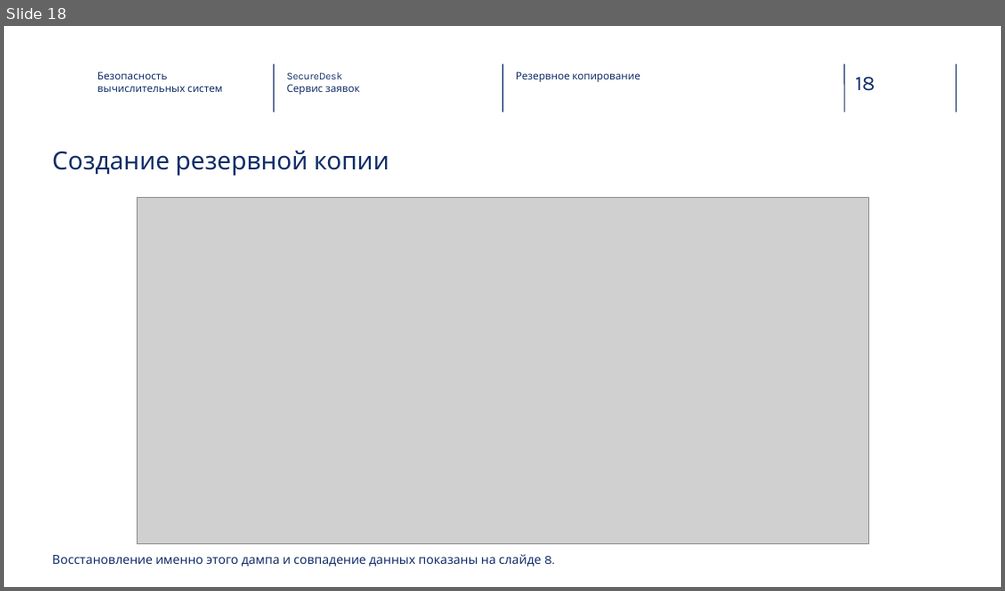
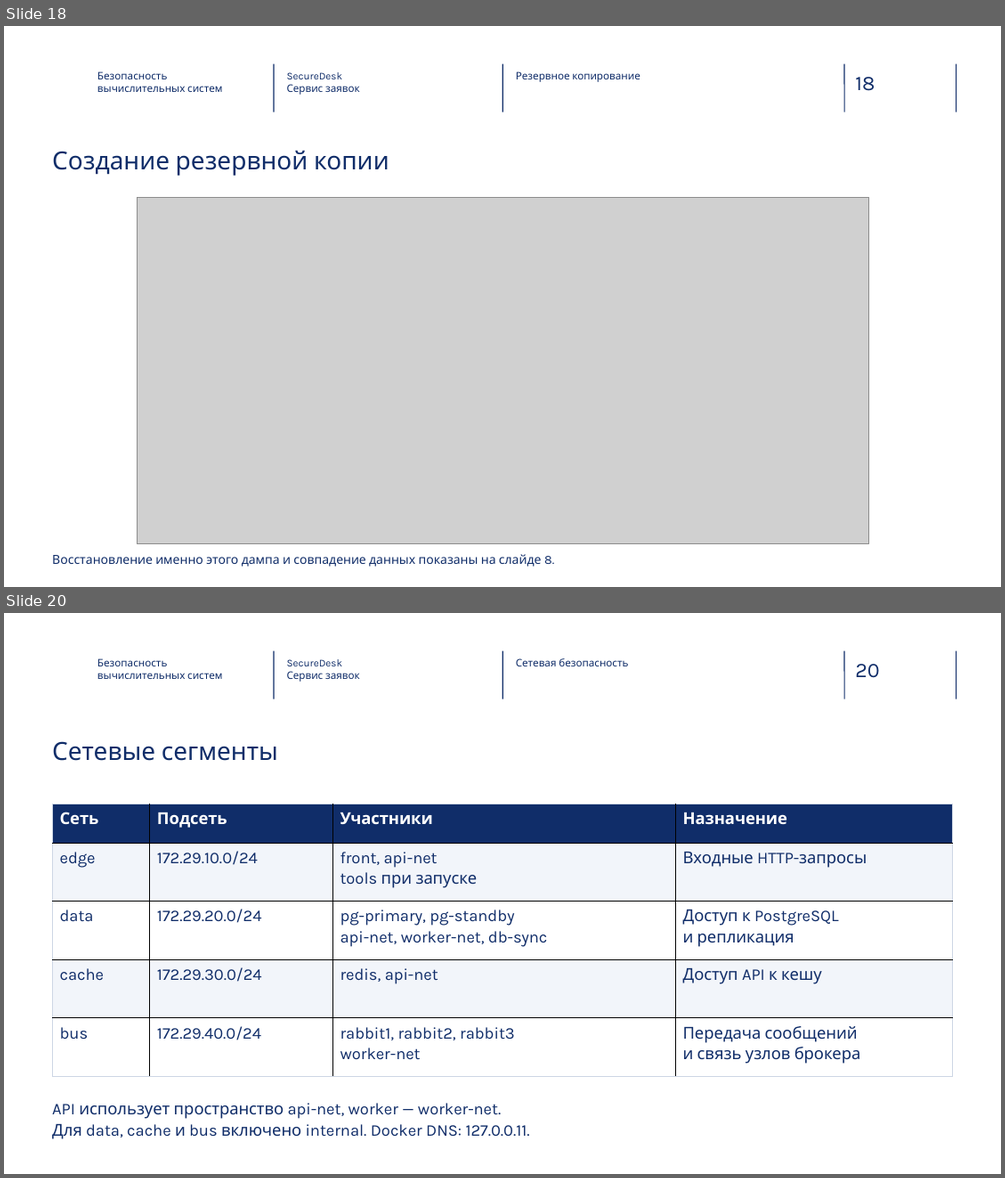
Before and after one commit to alalzhukof/vk-task, a slide deck: SecureDesk-HSE-v2.pptx. Shown one above the other, each under a label of ours: slide 18 before the commit, slides 18 and 20 after it; the slides between them are not shown. The pictures are 1005x591 and 1005x1178 pixels, drawn with LibreOffice and Linux fonts; fonts in the diff are those of the drawing; grey boxes stand for pictures; background and template pictures are left out. Boxes give left, top, right and bottom in pixels: in the first picture for what was removed or moved away, otherwise in the second. Text is boxed around its words. In the diff, an @@ line names an element or a change of style, - is before the commit and + after.

```diff
--- a/SecureDesk-HSE-v2.pptx
+++ b/SecureDesk-HSE-v2.pptx
@@ slide 20 added at (4, 613, 1001, 1174), background picture (left out); not listed: 5 template elements that a slide beside it also shows @@
@@ text added at (97, 658, 222, 679), 10 pt, text #102D69 @@
+Безопасность
+вычислительных систем
@@ text added at (287, 659, 360, 682), 10 pt, text #102D69 @@
+SecureDesk
+Сервис заявок
@@ text added at (516, 658, 628, 666), 10 pt, text #102D69 @@
+Сетевая безопасность
@@ title added at (52, 741, 278, 761), 24 pt, text #102D69 @@
+Сетевые сегменты
@@ table added at (53, 803, 953, 1077), 5 rows, 4 columns @@
+Сеть | Подсеть | Участники | Назначение
+edge | 172.29.10.0/24 | front, api-net / tools при запуске | Входные HTTP-запросы
+data | 172.29.20.0/24 | pg-primary, pg-standby / api-net, worker-net, db-sync | Доступ к PostgreSQL / и репликация
+cache | 172.29.30.0/24 | redis, api-net | Доступ API к кешу
+bus | 172.29.40.0/24 | rabbit1, rabbit2, rabbit3 / worker-net | Передача сообщений / и связь узлов брокера
@@ text added at (52, 1103, 530, 1139), 15.8 pt, text #102D69 @@
+API использует пространство api-net, worker — worker-net.
+Для data, cache и bus включено internal. Docker DNS: 127.0.0.11.
```
Also in this commit, not shown: 10 slides changed, 1 other slide added.
